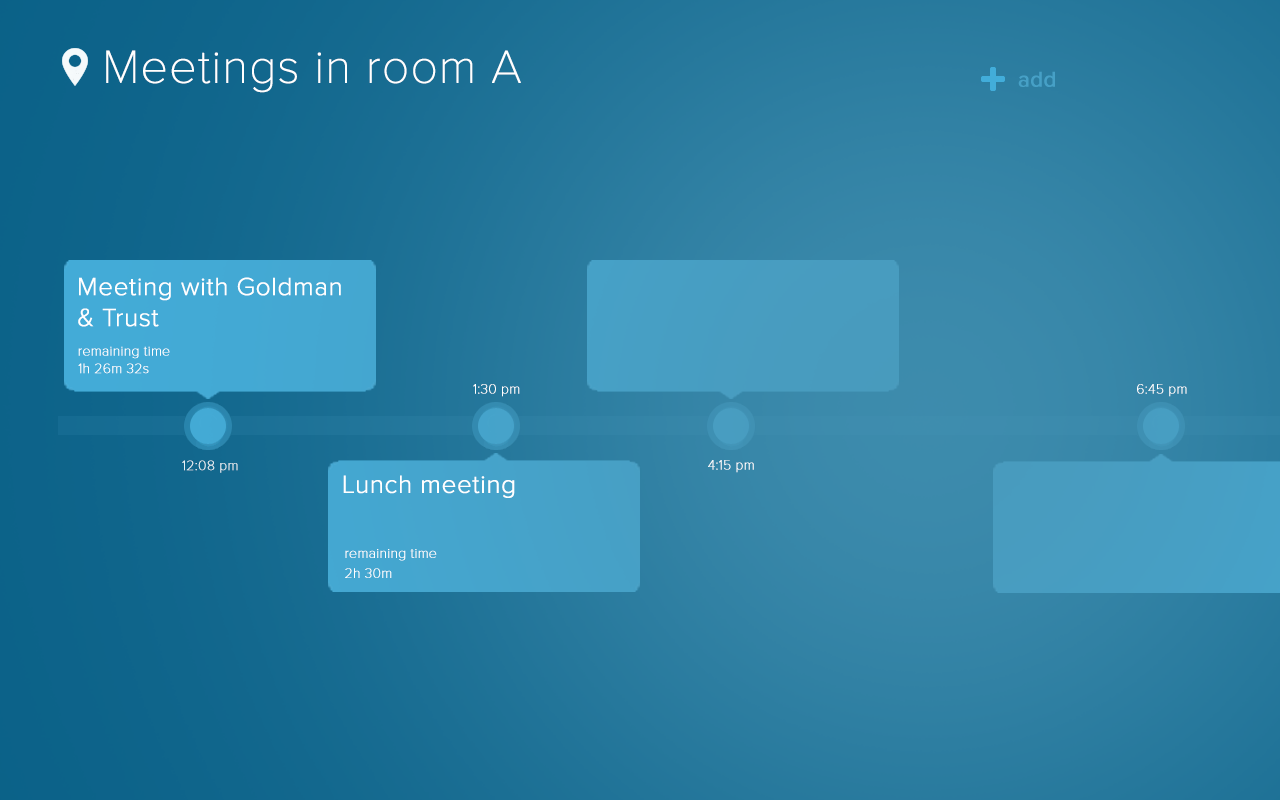
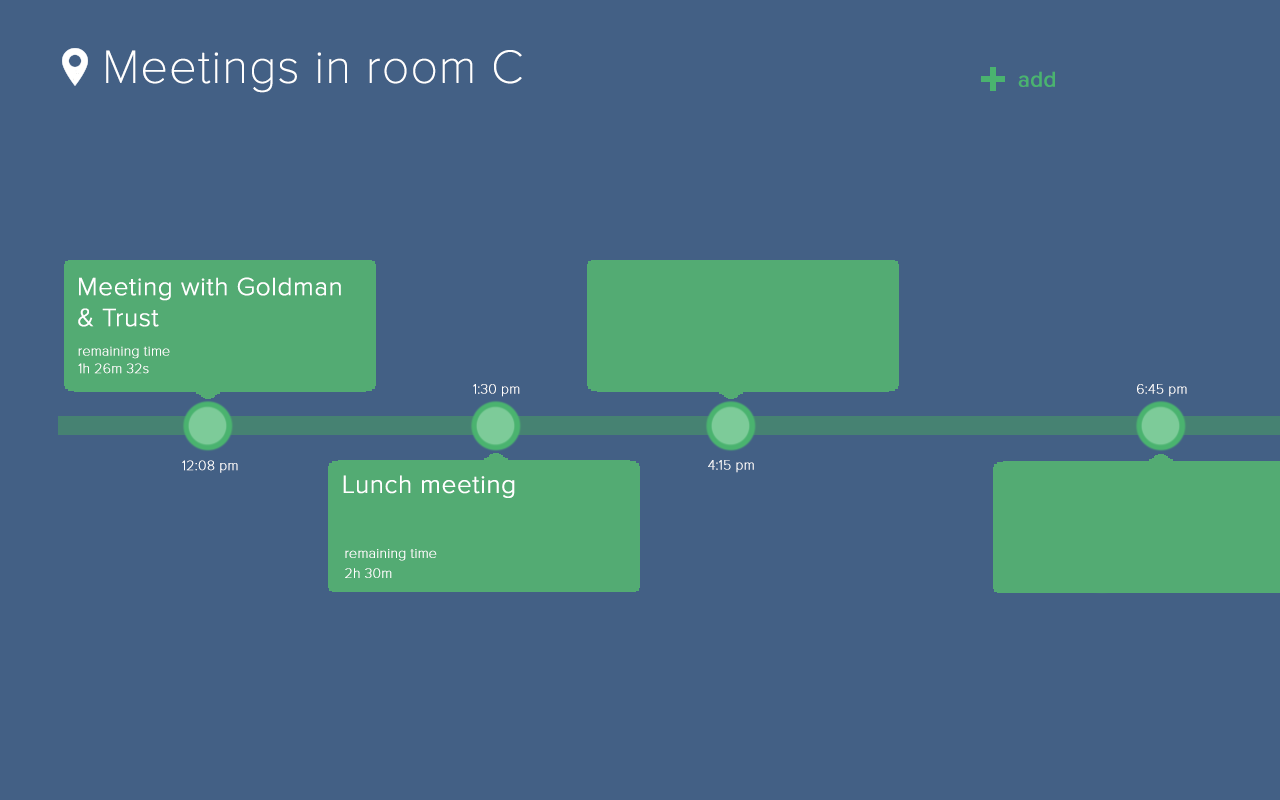
Comparing the layer stacks of the two 1280 × 800 images. Changes:
added group "C" (1st of 2) with 30 layers above "B" over [58, 48, 1280, 594]
added group "Group 1" (1st of 3, in "C") with 14 layers in group "C" over [78, 50, 1187, 578]
added layer "Meetings in room C" in group "Group 1" over [106, 50, 522, 93]
added layer "Lunch meeting" (1st of 3, in "C" › "Group 1") in group "Group 1" over [343, 475, 515, 498]
added layer "Meeting with Goldman" (1st of 3, in "C" › "Group 1") in group "Group 1" over [79, 277, 341, 301]
added group "Dots" (1st of 3, in "C") with 4 layers in group "C" over [182, 400, 1187, 452]
added group "Timeline" (1st of 3, in "C") with 2 layers in group "C" over [58, 48, 1280, 435]
added layer "Line" (1st of 3, in "C" › "Timeline") (60%) in group "Timeline" over [58, 416, 1280, 435]
added group "Boxes" (1st of 3, in "C") with 6 layers in group "C" over [64, 260, 1280, 594]
added layer "Layer 5" (1st of 3, in "C" › "Boxes") in group "Boxes" over [64, 260, 376, 399]
added layer "Layer 7" (1st of 3, in "C" › "Boxes") in group "Boxes" over [993, 454, 1280, 594]
added layer "Layer 6" (1st of 3, in "C" › "Boxes") in group "Boxes" over [587, 260, 899, 399]
added layer "Layer 4" (1st of 3, in "C" › "Boxes") in group "Boxes" over [328, 453, 640, 592]
moved "Meetings in room A" into group "Group 1" over [106, 50, 521, 93]
moved "Meeting with Goldman" (3rd of 3, in "A" › "Group 1") into group "Group 1" over [79, 277, 341, 301]
moved "Gradient" into group "A" over [0, 0, 1280, 800]
hid "Right" over [0, 0, 1280, 800]
moved "Dots" (3rd of 3, in "A") into group "A" over [184, 402, 1185, 450]
moved "Timeline" (3rd of 3, in "A") into group "A" over [58, 48, 1280, 435]
moved "Boxes" (3rd of 3, in "A") into group "A" over [64, 260, 1280, 593]
added layer "C" (2nd of 2) above "B" over [0, 0, 1280, 800]
renamed "Background" to "A", hid it over [0, 0, 1280, 800]
…and 26 more changes (15 added, 11 stack)
